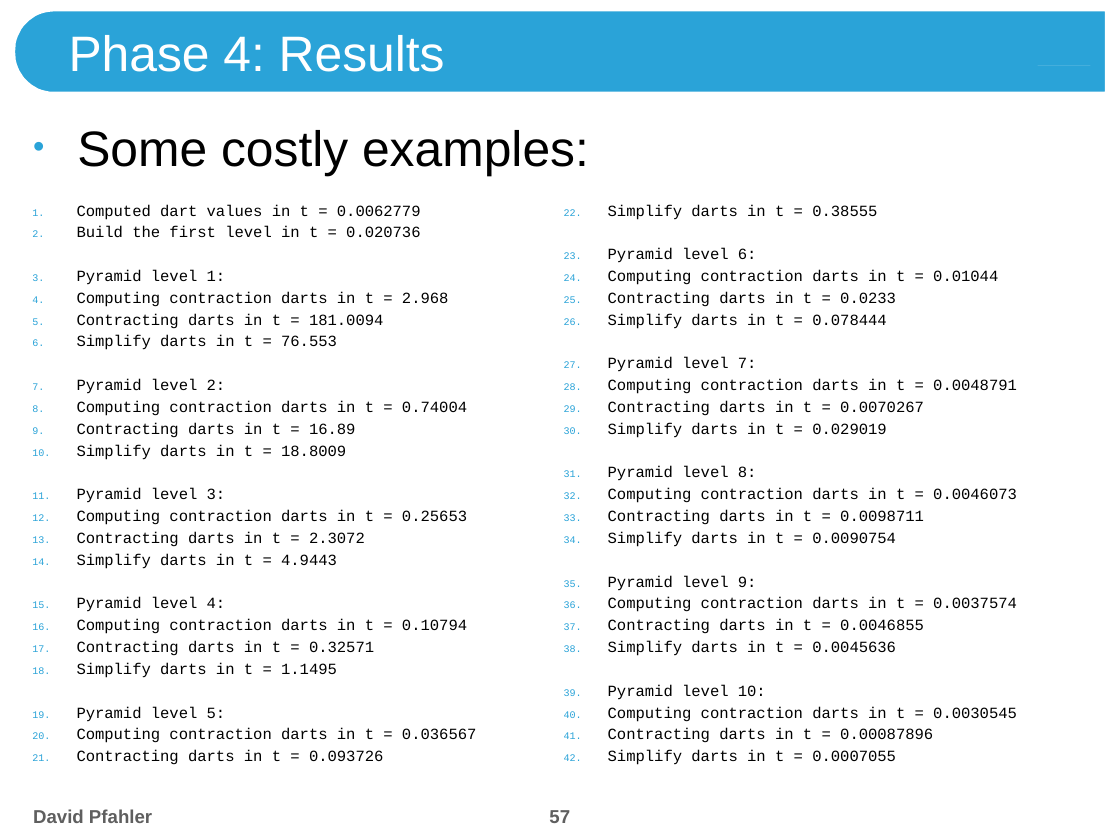
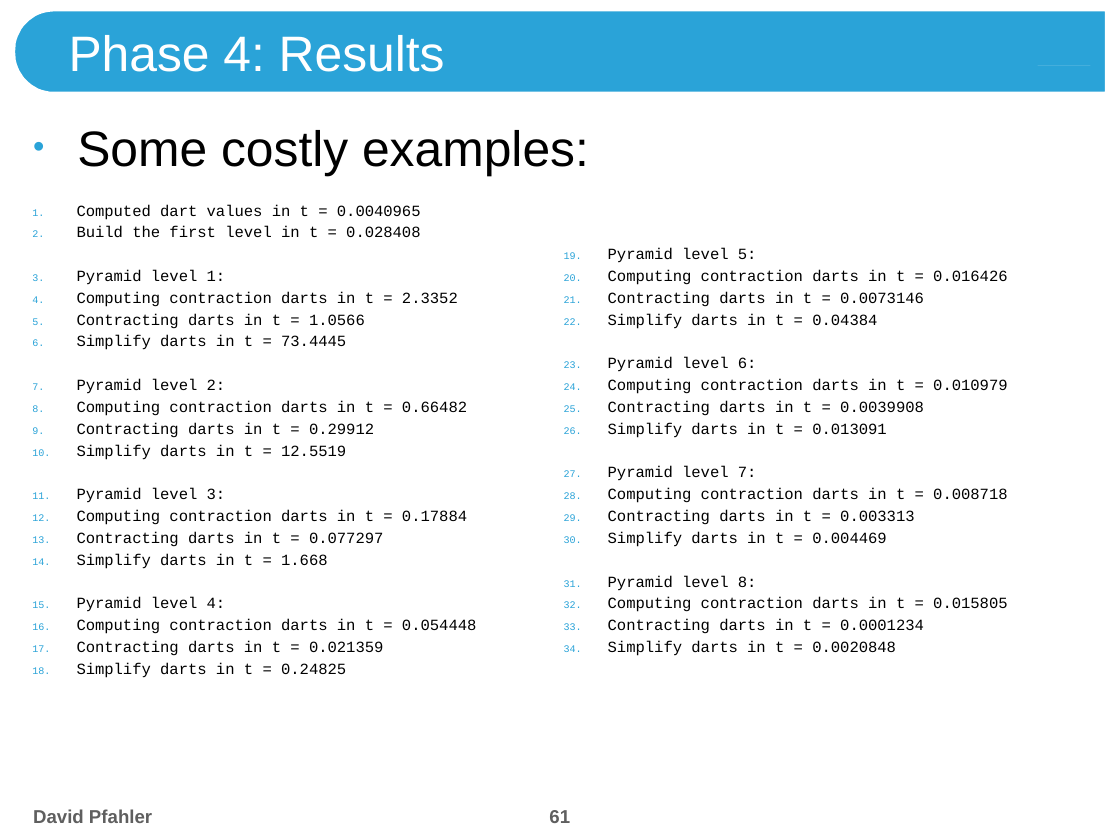
Before and after one commit to theShmoo/CombiPyr-ImSeg, a slide deck: slide 61 of doc/Combinatorial Pyramids.pptx (slide 57 before the commit). Drawn at 1120x840 pixels with LibreOffice and Linux fonts; fonts in the diff are those of the drawing; background and template pictures are left out. Boxes give left, top, right and bottom in pixels: in the first picture for what was removed or moved away, otherwise in the second. Text is boxed around its words. In the diff, an @@ line names an element or a change of style, - is before the commit and + after.

```diff
--- a/doc/Combinatorial Pyramids.pptx
+++ b/doc/Combinatorial Pyramids.pptx
@@ text at (x1=77, y1=204, x2=421, y2=238): text changed @@
-1. Computed dart values in t = 0.0062779
-2. Build the first level in t = 0.020736
+1. Computed dart values in t = 0.0040965
+2. Build the first level in t = 0.028408
@@ text at (x1=77, y1=291, x2=458, y2=350): text changed @@
-4. Computing contraction darts in t = 2.968
-5. Contracting darts in t = 181.0094
-6. Simplify darts in t = 76.553
+4. Computing contraction darts in t = 2.3352
+5. Contracting darts in t = 1.0566
+6. Simplify darts in t = 73.4445
@@ text at (x1=608, y1=270, x2=1007, y2=329): text changed @@
-20. Computing contraction darts in t = 0.036567
-21. Contracting darts in t = 0.093726
-22. Simplify darts in t = 0.38555
+20. Computing contraction darts in t = 0.016426
+21. Contracting darts in t = 0.0073146
+22. Simplify darts in t = 0.04384
@@ text at (x1=608, y1=379, x2=1007, y2=438): text changed @@
-24. Computing contraction darts in t = 0.01044
-25. Contracting darts in t = 0.0233
-26. Simplify darts in t = 0.078444
+24. Computing contraction darts in t = 0.010979
+25. Contracting darts in t = 0.0039908
+26. Simplify darts in t = 0.013091
@@ text at (x1=77, y1=401, x2=467, y2=460): text changed @@
-8. Computing contraction darts in t = 0.74004
-9. Contracting darts in t = 16.89
-10. Simplify darts in t = 18.8009
+8. Computing contraction darts in t = 0.66482
+9. Contracting darts in t = 0.29912
+10. Simplify darts in t = 12.5519
@@ text at (x1=608, y1=488, x2=1007, y2=547): text changed @@
-28. Computing contraction darts in t = 0.0048791
-29. Contracting darts in t = 0.0070267
-30. Simplify darts in t = 0.029019
+28. Computing contraction darts in t = 0.008718
+29. Contracting darts in t = 0.003313
+30. Simplify darts in t = 0.004469
@@ text at (x1=77, y1=510, x2=467, y2=569): text changed @@
-12. Computing contraction darts in t = 0.25653
-13. Contracting darts in t = 2.3072
-14. Simplify darts in t = 4.9443
+12. Computing contraction darts in t = 0.17884
+13. Contracting darts in t = 0.077297
+14. Simplify darts in t = 1.668
@@ text at (x1=608, y1=597, x2=1007, y2=656): text changed @@
-32. Computing contraction darts in t = 0.0046073
-33. Contracting darts in t = 0.0098711
-34. Simplify darts in t = 0.0090754
-35. Pyramid level 9:
-36. Computing contraction darts in t = 0.0037574
-37. Contracting darts in t = 0.0046855
-38. Simplify darts in t = 0.0045636
-39. Pyramid level 10:
-40. Computing contraction darts in t = 0.0030545
-41. Contracting darts in t = 0.00087896
-42. Simplify darts in t = 0.0007055
+32. Computing contraction darts in t = 0.015805
+33. Contracting darts in t = 0.0001234
+34. Simplify darts in t = 0.0020848
@@ text at (x1=77, y1=619, x2=476, y2=678): text changed @@
-16. Computing contraction darts in t = 0.10794
-17. Contracting darts in t = 0.32571
-18. Simplify darts in t = 1.1495
+16. Computing contraction darts in t = 0.054448
+17. Contracting darts in t = 0.021359
+18. Simplify darts in t = 0.24825
@@ page number at (x1=549, y1=810, x2=570, y2=823): text changed @@
-57
+61
```
Also in this commit, not shown: 24 other slides changed, 5 slides added, 1 slide removed, 9 other files.
